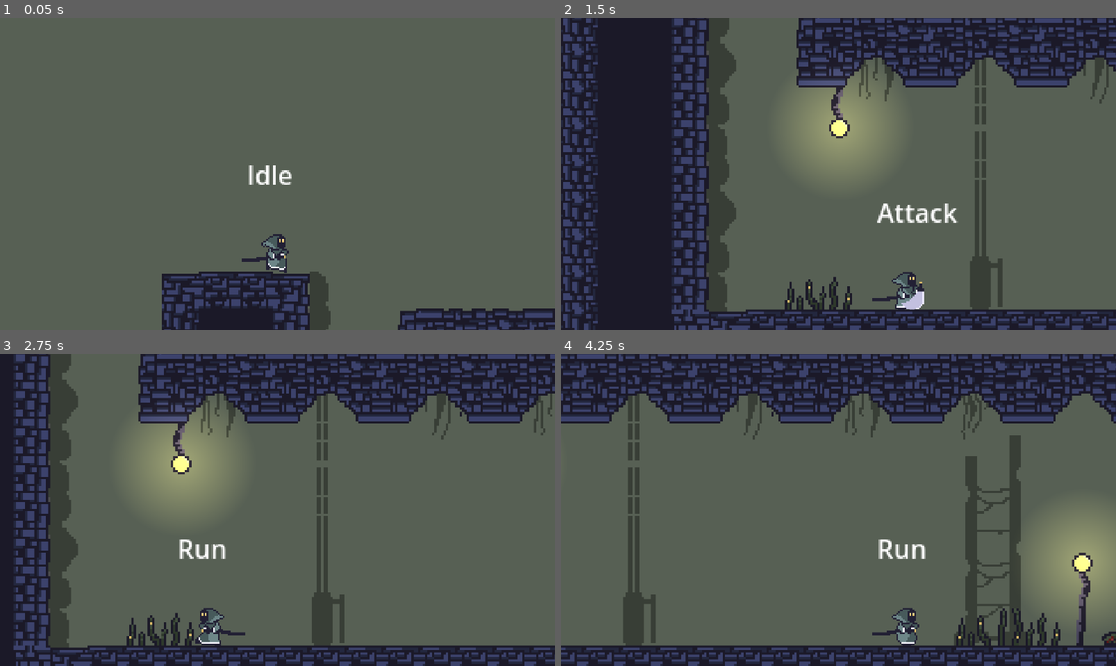
Above: before the commit, frames 1-4 (two rows, left to right).
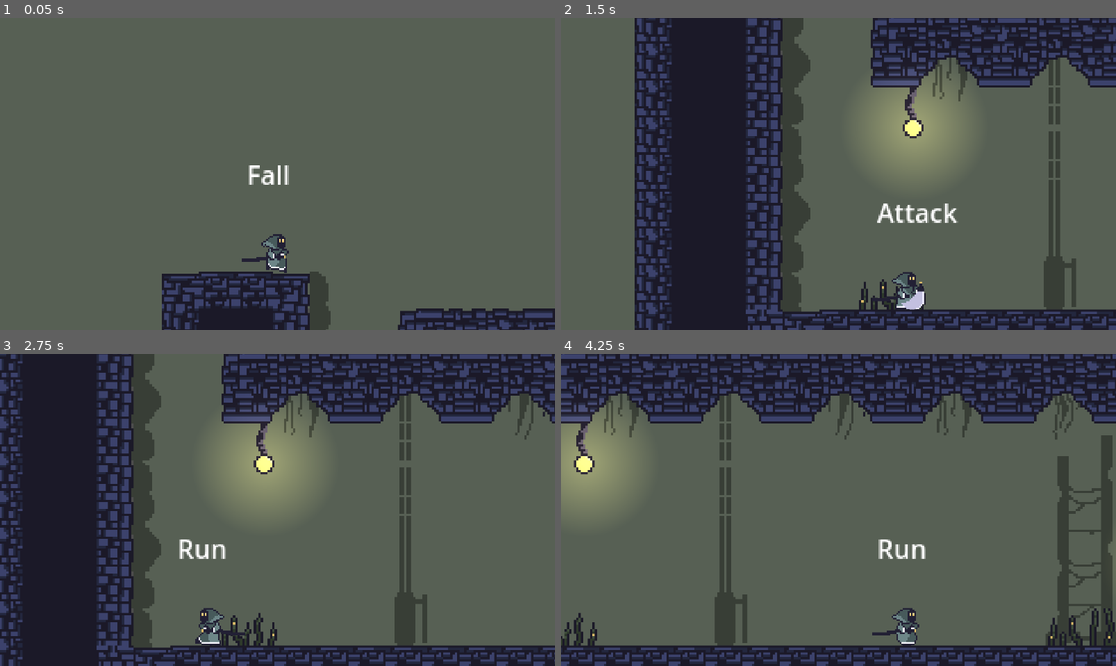
Above: after the commit, the same moments.

Repository: MoE42000/crispy-couscous
Game: Godot game, scene res://Scenes/Levels/test_level.tscn
Same seed, same stepped clock (60 frames per second), same inputs: the game is played once before the commit and once after it.
Inputs:
- Up to frame 1 (0.05 s): no input
- Up to frame 2 (1.5 s): hold Right (Right) from 0.53 s (still down); tap C (Attack) at 0.6, 1.35 s; tap Space (Jump) at 0.77 s
- Up to frame 3 (2.75 s): tap Space (Jump) at 1.52 s; release Right (Right) at 2.03 s; hold Left (Left) from 2.03 s (still down); tap C (Attack) at 2.1 s
- Up to frame 4 (4.25 s): release Left (Left) at 2.78 s; hold Right (Right) from 2.78 s (still down); tap C (Attack) at 2.85, 3.6 s; tap Space (Jump) at 3.02, 3.77 s

The runs differ from the first frame. In frame 1, 0.3% of the frame differs, in the area x 45-53%, y 47-54%; in frame 2, 52%, in the area x 0-100%, y 0-100%; in frame 3, 42%; in frame 4, 30%.

Commit message:
fixed up player states, separating process and physics_process methods, also added wall_jump buffer timer functionality

Diff:
--- a/Scenes/player.tscn
+++ b/Scenes/player.tscn
@@ -443,7 +443,7 @@
 [sub_resource type="RectangleShape2D" id="RectangleShape2D_74r1j"]
 size = Vector2(31.75, 22.2857)
 
-[node name="Player" type="CharacterBody2D" node_paths=PackedStringArray("movement", "health_component", "hit_box_component", "sprite", "raycast", "animation_tree")]
+[node name="Player" type="CharacterBody2D" node_paths=PackedStringArray("movement", "health_component", "hit_box_component", "sprite", "facing_raycast", "animation_tree")]
 scale = Vector2(0.7, 0.7)
 collision_layer = 2
 script = ExtResource("1_u7ms0")
@@ -451,7 +451,7 @@
 health_component = NodePath("HealthComponent")
 hit_box_component = NodePath("HitBoxComponent")
 sprite = NodePath("Sprite2D")
-raycast = NodePath("RayCast2D")
+facing_raycast = NodePath("FacingRaycast")
 animation_tree = NodePath("AnimationTree")
 
 [node name="Shape" type="CollisionShape2D" parent="."]
@@ -554,7 +554,7 @@
 facing_left_pos = Vector2(-20, 3)
 facing_right_pos = Vector2(20, 3)
 
-[node name="RayCast2D" type="RayCast2D" parent="."]
+[node name="FacingRaycast" type="RayCast2D" parent="."]
 script = ExtResource("17_3phmd")
 facing_left_pos = Vector2(-13, 0)
 facing_right_pos = Vector2(13, 0)
--- a/Scripts/Player/States/player_attack.gd
+++ b/Scripts/Player/States/player_attack.gd
@@ -8,16 +8,8 @@
 	if !character.animation_tree.animation_finished.is_connected(attack_finished):
 		character.animation_tree.animation_finished.connect(attack_finished)
 
-
-func exit():
-	pass
-
-func process_physics(delta) -> void:
+func process(delta) -> void:
 	super(delta)
-
-	var movement =  character.direction_input * character.speed
-	character.velocity.x = movement
-
 	if character.movement.wants_jump() and character.is_on_floor():
 		transitioned.emit(self,"jump")
 	if character.movement.wants_attack():
@@ -25,10 +17,16 @@
 
 	attack_buffer_timer -= delta
 
+
+
+func process_physics(delta) -> void:
+	super(delta)
+	var movement =  character.direction_input * character.speed
+	character.velocity.x = movement
+
 	if !character.is_on_floor():
 		character.velocity.y += gravity * delta
 
-	#character.move_and_slide()
 
 func attack_finished(animation_finished) -> void:
 	if (animation_finished == "attack"):
--- a/Scripts/Player/States/player_base_state.gd
+++ b/Scripts/Player/States/player_base_state.gd
@@ -25,13 +25,7 @@
 	pass
 
 func process_physics(_delta:float) -> void:
-	#if !(playback.get_current_node() in ["attack","wall_slide","wall_jump"]):
-		#if character.direction_input < 0:
-			#character.sprite.flip_h = true
-
-		#elif character.direction_input > 0:
-			#character.sprite.flip_h  = false
-	if !(playback.get_current_node() in ["attack","wall_slide","wall_jump","fall"]):
+	if !(playback.get_current_node() in ["attack","wall_slide","wall_jump"]):
 		character.handle_flipping(character.direction_input)
 
 	character.move_and_slide()
--- a/Scripts/Player/States/player_fall.gd
+++ b/Scripts/Player/States/player_fall.gd
@@ -7,18 +7,13 @@
 	coyote_timer = 2#coyote_time
 
 
-func process(delta):
+func process(delta) -> void:
 	super(delta)
-
-func process_physics(delta) -> void:
-
 	if character.movement.wants_jump():
 		jump_buffer_timer = jump_buffer_time
 		if coyote_timer > 0:
 			if previous_state.state_name == "run":
 				transitioned.emit(self, 'jump')
-			if previous_state.state_name == "slide":
-				transitioned.emit(self,'wall_jump')
 
 	jump_buffer_timer-=delta
 	coyote_timer-=delta
@@ -31,15 +26,19 @@
 		else:
 			transitioned.emit(self, "idle")
 
-	if character.raycast.is_colliding() and character.direction_input != 0:
-		transitioned.emit(self, "slide")
+	if character.facing_raycast.is_colliding() and character.direction_input != 0:
+		if jump_buffer_timer > 0:
+			transitioned.emit(self, "wall_jump")
+		else:
+			transitioned.emit(self, "slide")
 
 	if character.movement.wants_attack():
 		transitioned.emit(self,'attack')
 
+
+
+func process_physics(delta) -> void:
+	super(delta)
 	character.velocity.y += gravity * delta
 	var movement =  character.direction_input * character.speed
 	character.velocity.x = movement
-
-	super(delta)
-	#character.move_and_slide()
--- a/Scripts/Player/States/player_idle.gd
+++ b/Scripts/Player/States/player_idle.gd
@@ -19,11 +19,8 @@
 	if character.movement.wants_attack():
 		transitioned.emit(self,'attack')
 
-func process_physics(delta):
-
+func process_physics(delta) -> void:
+	super(delta)
 	if !character.is_on_floor():
 		transitioned.emit(self,"fall")
 	character.velocity.y += gravity * delta
-
-	super(delta)
-	#character.move_and_slide()
--- a/Scripts/Player/States/player_jump.gd
+++ b/Scripts/Player/States/player_jump.gd
@@ -14,14 +14,13 @@
 
 
 
-func jump():
+func jump() -> void:
 	#TODO: Come up with personalized Jump func
 	character.velocity.y = character.jump_force
 
 
-
-
-func process_physics(delta):
+func process(delta) -> void:
+	super(delta)
 	if  character.movement.wants_end_jump():
 		character.velocity.y = 0
 	else:
@@ -30,12 +29,10 @@
 	if character.movement.wants_attack():
 		transitioned.emit(self,'attack')
 
-	var movement = character.direction_input * character.speed
-	character.velocity.x = movement
-
 	if character.velocity.y > 0:
 		transitioned.emit(self, "fall")
 
-
+func process_physics(delta) -> void:
 	super(delta)
-	#character.move_and_slide()
+	var movement = character.direction_input * character.speed
+	character.velocity.x = movement
--- a/Scripts/Player/States/player_run.gd
+++ b/Scripts/Player/States/player_run.gd
@@ -4,15 +4,11 @@
 func enter() -> void:
 	super()
 
-func process(delta):
+func process(delta) -> void:
 	super(delta)
 	if character.movement.wants_jump() and character.is_on_floor():
 		transitioned.emit(self,"jump")
-		#if !(character.movement.get_up_down_input() > 0):
-			#	transitioned.emit(self, 'jump')
-		#else:
-			#character.drop_through()
-			#transitioned.emit(self, 'fall')
+
 	elif character.movement.wants_attack() and character.is_on_floor():
 		transitioned.emit(self, 'attack')
 	elif character.direction_input == 0:
@@ -23,11 +19,11 @@
 	elif not character.is_on_floor():
 		transitioned.emit(self, 'fall')
 
-func process_physics(delta):
+	elif character.facing_raycast.is_colliding():
+		transitioned.emit(self, 'idle')
 
+func process_physics(delta) -> void:
+	super(delta)
 	character.velocity.y += gravity * delta
 	var movement = character.direction_input * character.speed
 	character.velocity.x = movement
-
-	super(delta)
-	#character.move_and_slide()
--- a/Scripts/Player/States/player_slide.gd
+++ b/Scripts/Player/States/player_slide.gd
@@ -2,29 +2,27 @@
 class_name PlayerSlide
 
 @export var wall_slide_gravity : float = 180
+@export var fall_delay:float=.2
+var fall_timer:Timer
 
 func enter() -> void:
 	super()
 
-func exit() -> void:
-	pass
-
-func process_physics(delta) -> void:
-
+func process(delta) -> void:
+	super(delta)
 	if character.is_on_floor():
 		if character.direction_input != 0:
 			transitioned.emit(self, "run")
 		else:
 			transitioned.emit(self, "idle")
 
-	elif !character.raycast.is_colliding() or character.direction_input == 0:
+	elif !character.facing_raycast.is_colliding() or character.direction_input == 0:
 		transitioned.emit(self, "fall")
 
 	elif character.movement.wants_jump():
 		transitioned.emit(self, "wall_jump")
 
-	coyote_timer -= delta
-
+func process_physics(delta) -> void:
+	super(delta)
 	character.velocity.y += wall_slide_gravity * delta
 	character.velocity.y = min(character.velocity.y,wall_slide_gravity)
-	super(delta)
--- a/Scripts/Player/States/player_wall_jump.gd
+++ b/Scripts/Player/States/player_wall_jump.gd
@@ -2,27 +2,17 @@
 class_name PlayerWallJump
 
 @export var horizontal_force:int = -160
-var no_reverse_jump:bool
 
 func enter() -> void:
 	super()
-	no_reverse_jump = character.raycast.is_colliding()
-	if !no_reverse_jump:
-		character.flip_sprite()
 	character.velocity.y = character.jump_force / 1.3
+
 
 func exit() -> void:
 	character.flip_sprite()
 
-
-func process_physics(delta):
-
-	character.velocity.x =  horizontal_force * character.facing_direction if no_reverse_jump else horizontal_force * -character.facing_direction
-	if  character.movement.wants_end_jump():
-		character.velocity.y = 0
-	else:
-		character.velocity.y += gravity * delta
-
+func process(delta) -> void:
+	super(delta)
 	if character.movement.wants_attack():
 		transitioned.emit(self,'attack')
 
@@ -30,4 +20,10 @@
 		transitioned.emit(self, "fall")
 
 
+func process_physics(delta)-> void:
 	super(delta)
+	character.velocity.x =  horizontal_force * character.facing_direction
+	if  character.movement.wants_end_jump():
+		character.velocity.y = 0
+	else:
+		character.velocity.y += gravity * delta
--- a/Scripts/Player/player.gd
+++ b/Scripts/Player/player.gd
@@ -11,7 +11,7 @@
 @export
 var sprite : Sprite2D
 @export
-var raycast: RayCast2D
+var facing_raycast: RayCast2D
 @export
 var animation_tree : AnimationTree
 
@@ -35,7 +35,6 @@
 
 func _physics_process(_delta):
 	direction_input = movement.get_movement_direction()
-	#facing_direction = 1 if !sprite.flip_h else -1
 	animation_tree.set("parameters/move/blend_position", direction_input)
 
 
@@ -74,8 +73,8 @@
 
 func _changed_facing_direction(dir:int):
 	if dir > 0:
-		raycast.target_position = raycast.facing_right_pos
+		facing_raycast.target_position = facing_raycast.facing_right_pos
 		sprite.position = Vector2(8,-14)
 	else:
-		raycast.target_position = raycast.facing_left_pos
+		facing_raycast.target_position = facing_raycast.facing_left_pos
 		sprite.position = Vector2(-8,-14)
--- a/Scripts/StateMachine/state_machine.gd
+++ b/Scripts/StateMachine/state_machine.gd
@@ -21,6 +21,7 @@
 
 
 func on_child_transition(current_state:State, new_state_name:String):
+	print(current_state.state_name, " --> ", new_state_name)
 	var new_state = states[new_state_name]
 	# check that new state isn't the same as current
 	if current_state != state:
